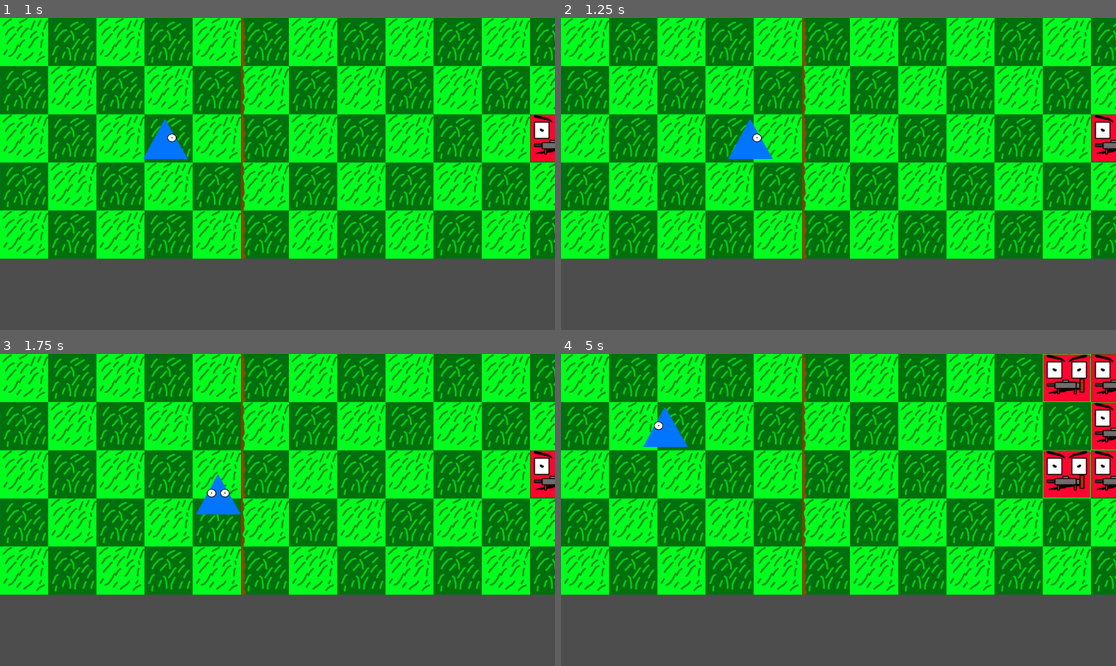
Above: before the commit, frames 1-4 (two rows, left to right).
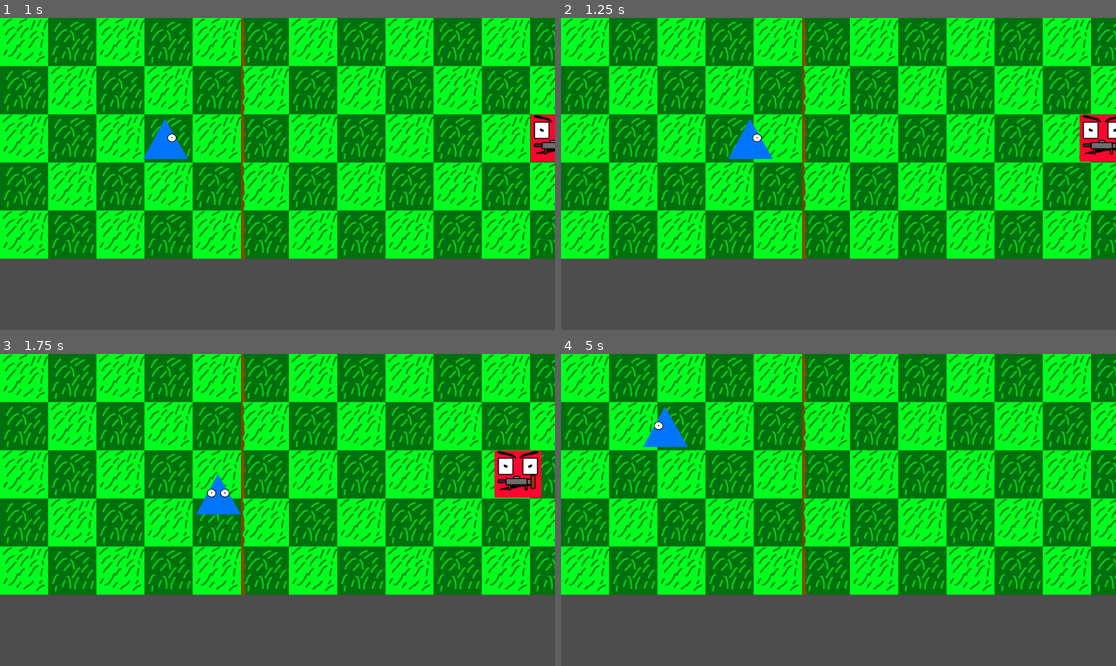
Above: after the commit, the same moments.

Repository: Killfreek/Rats
Game: Godot game, scene res://main.tscn
Same seed, same stepped clock (60 frames per second), same inputs: the game is played once before the commit and once after it.
Inputs:
- Up to frame 1 (1 s): tap Enter at 0.5 s; hold D (MoveRight) from 0.53 s (still down)
- Up to frame 2 (1.25 s): keep holding D (MoveRight)
- Up to frame 3 (1.75 s): release D (MoveRight) at 1.28 s; hold S (MoveDown) from 1.28 s (still down)
- Up to frame 4 (5 s): release S (MoveDown) at 2.03 s; hold D (MoveRight) 2.03-2.78 s; tap Space at 2.75 s; hold W (MoveUp) 2.78-3.53 s; hold A (MoveLeft) from 3.53 s (still down)

Frame 1 is identical in both runs. In frame 2, 0.8% of the frame differs, in the area x 93-100%, y 30-47%; in frame 3, 1.6%; in frame 4, 4.7%, in the area x 86-100%, y 0-47%.

Commit message:
Added enemy movement and despawning

Diff:
--- /dev/null
+++ b/EnemyBots/EnemywithGun.gd
@@ -0,0 +1,19 @@
+extends Node2D
+
+@export var moveStepCount : int
+@export var moveStepDistance : int
+@export var speed : int
+
+var finalPosition
+
+func _ready():
+	finalPosition = self.position + Vector2(moveStepCount * (moveStepDistance * -1), 0)
+
+func _process(delta):
+	move_ToTarget(delta);
+
+	if self.position == finalPosition:
+		queue_free();
+
+func move_ToTarget(delta):
+	self.position = self.position.move_toward(finalPosition, delta * speed)
--- a/EnemyBots/EnemywithGun.tscn
+++ b/EnemyBots/EnemywithGun.tscn
@@ -1,6 +1,7 @@
-[gd_scene load_steps=3 format=3 uid="uid://bi28dgfpt004"]
+[gd_scene load_steps=4 format=3 uid="uid://bi28dgfpt004"]
 
 [ext_resource type="Texture2D" uid="uid://ct63mmuyrjhed" path="res://Sprites/HostileMobs/RedboxWithGun.png" id="1_3nea7"]
+[ext_resource type="Script" path="res://EnemyBots/EnemywithGun.gd" id="1_muyc2"]
 
 [sub_resource type="SpriteFrames" id="SpriteFrames_ffakx"]
 animations = [{
@@ -15,6 +16,10 @@
 
 [node name="EnemywithGun" type="Node2D"]
 top_level = true
+script = ExtResource("1_muyc2")
+moveStepCount = 1
+moveStepDistance = 100
+speed = 100
 
 [node name="AnimatedSprite2D" type="AnimatedSprite2D" parent="."]
 scale = Vector2(0.5, 0.5)
--- a/main.tscn
+++ b/main.tscn
@@ -40,6 +40,7 @@
 position = Vector2(0, 400)
 
 [node name="EnemySpawnTimer" type="Timer" parent="EnemySpawnLocations"]
+one_shot = true
 autostart = true
 
 [node name="TileMap" parent="." instance=ExtResource("2_aw33h")]
